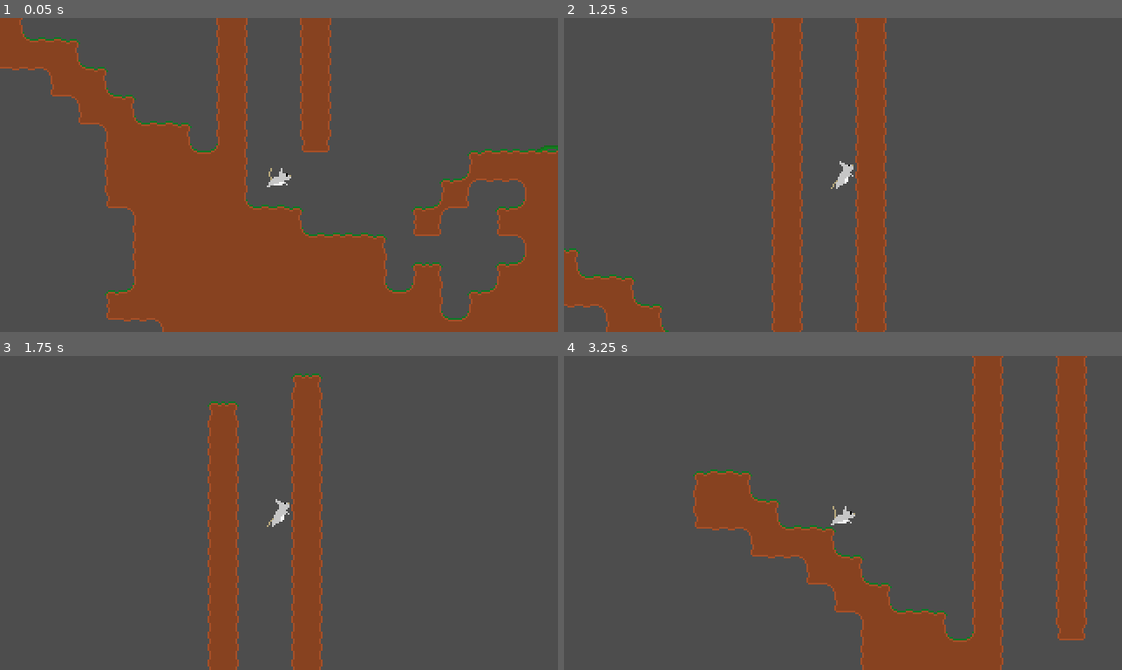
Above: before the commit, frames 1-4 (two rows, left to right).
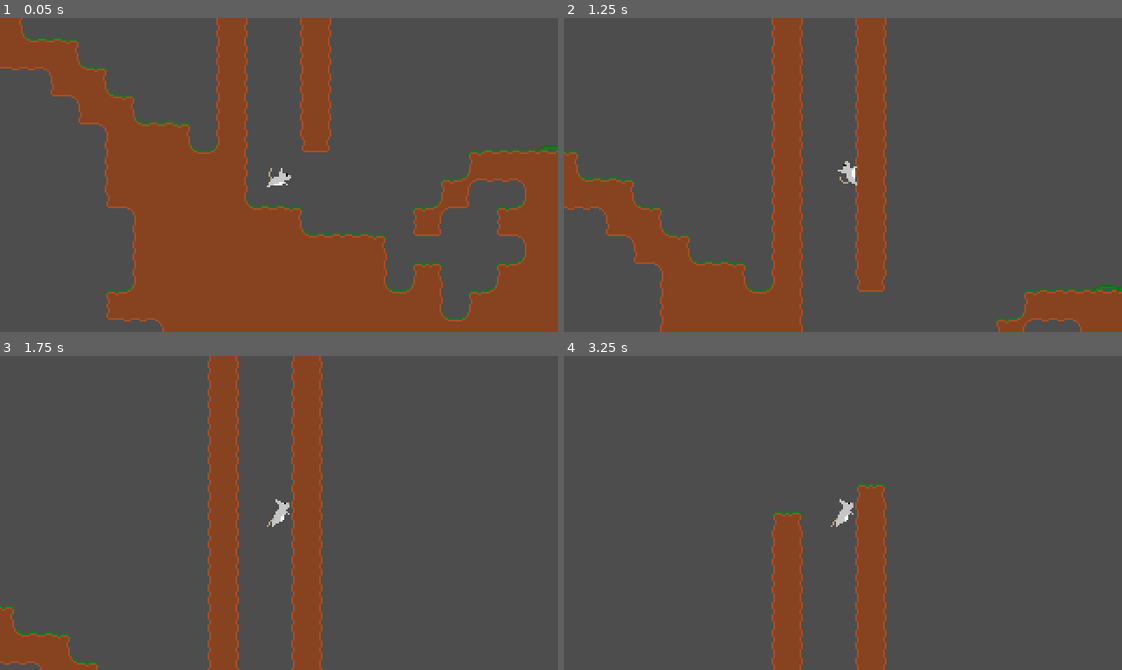
Above: after the commit, the same moments.

Repository: izzicoras/nomgame-godot
Game: Godot game, scene res://world.tscn
Two runs of this game, one before a commit and one after it. Both use one fixed random seed, a clock stepped at 60 frames per second and the inputs below.
Inputs (mouse positions are in pixels of both pictures, inside the frame that each line leads up to):
- Up to frame 1 (0.05 s): no input
- Up to frame 2 (1.25 s): tap Enter at 0.5 s; move the mouse to (965, 159) at 0.52 s; hold D (move_right) from 0.53 s (still down); hold Space (jump) from 0.53 s (still down)
- Up to frame 3 (1.75 s): keep holding D (move_right); move the mouse to (167, 528) at 1.27 s; release Space (jump) at 1.28 s; tap Space (jump) at 1.35, 1.52 s
- Up to frame 4 (3.25 s): tap Space (jump) at 1.82, 2.85, 3.02 s; move the mouse to (898, 443) at 2.02 s; release D (move_right) at 2.03 s; hold A (move_left) 2.03-2.78 s; hold Space (jump) 2.03-2.78 s; move the mouse to (815, 575) at 2.77 s; hold D (move_right) from 2.78 s (still down)

Frame 1 is identical in both runs. In frame 2, 13% of the frame differs, in the area x 0-100%, y 1-100%; in frame 3, 4.6%; in frame 4, 21%, in the area x 23-94%, y 0-100%.

Commit message:
Updated component

Diff:
--- a/components/gravity_component.gd
+++ b/components/gravity_component.gd
@@ -7,4 +7,4 @@
 	if not body.is_on_floor():
 		body.velocity += body.get_gravity() * delta
 
-	is_falling = body.velocity.y > 0 and body.is_not_on_floor()
+	is_falling = body.velocity.y > 0 and not body.is_on_floor()
--- /dev/null
+++ b/components/input_component.gd
@@ -0,0 +1,14 @@
+class_name InputComponent
+extends Node
+
+var input_horizontal: float = 0.0
+
+# Called every frame. 'delta' is the elapsed time since the previous frame.
+func _process(delta: float) -> void:
+	input_horizontal = Input.get_axis("move_left", "move_right")
+
+func get_jump_input() -> bool:
+	return Input.is_action_just_pressed("jump")
+
+func get_jump_input_held() -> bool:
+	return Input.is_action_pressed("jump")
--- /dev/null
+++ b/components/input_component.tscn
@@ -0,0 +1,6 @@
+[gd_scene load_steps=2 format=3 uid="uid://u7u23ptkrgq4"]
+
+[ext_resource type="Script" path="res://components/input_component.gd" id="1_3uosc"]
+
+[node name="InputComponent" type="Node"]
+script = ExtResource("1_3uosc")
--- /dev/null
+++ b/components/jump_component.gd
@@ -0,0 +1,30 @@
+class_name JumpComponent
+extends Node
+
+@export var jump_velocity: float = -250.0
+@export var jump_velocity_offset: float = -250.0
+@export var variable_jump_timing: int = 250
+
+var is_jumping: bool = false
+var time_since_on_floor = 0
+var time_since_last_jump_addition = 0
+
+func reset_time_on_floor() -> void:
+	time_since_on_floor = Time.get_ticks_msec()
+
+func handle_jump(body: CharacterBody2D, is_jump_positioned: Callable, jump_pressed: bool, jump_held: bool) -> void:
+	if is_jump_positioned.call():
+		reset_time_on_floor()
+		is_jumping = false
+
+	if jump_pressed and (
+		body.is_on_floor()
+		or ((Time.get_ticks_msec() - time_since_on_floor) < 200)
+	):
+		time_since_last_jump_addition = Time.get_ticks_msec()
+		body.velocity.y = jump_velocity
+		is_jumping = true
+
+	if is_jumping and jump_held and (Time.get_ticks_msec() - time_since_on_floor) < variable_jump_timing:
+		body.velocity.y -=  (time_since_last_jump_addition - Time.get_ticks_msec()) * jump_velocity_offset / variable_jump_timing
+		time_since_last_jump_addition = Time.get_ticks_msec()
--- /dev/null
+++ b/components/jump_component.tscn
@@ -0,0 +1,6 @@
+[gd_scene load_steps=2 format=3 uid="uid://c7uqo7nt5jhkq"]
+
+[ext_resource type="Script" path="res://components/jump_component.gd" id="1_ttbvx"]
+
+[node name="JumpComponent" type="Node"]
+script = ExtResource("1_ttbvx")
--- /dev/null
+++ b/components/movement_component.gd
@@ -0,0 +1,18 @@
+class_name MovementComponent
+extends Node
+
+@export var speed: float = 200.0
+@export var ground_accel_speed: float = 10.0
+@export var ground_decel_speed: float = 12.0
+@export var air_accel_speed: float = 18.0
+@export var air_decel_speed: float = 5.0
+
+func handle_horizontal_movement(body: CharacterBody2D, direction: float) -> void:
+	var velocity_speed_change: float = 0.0
+
+	if body.is_on_floor():
+		velocity_speed_change = ground_accel_speed if direction != 0.0 else ground_decel_speed
+	else:
+		velocity_speed_change = air_accel_speed if direction != 0.0 else air_decel_speed
+
+	body.velocity.x = move_toward(body.velocity.x, direction * speed, velocity_speed_change)
--- /dev/null
+++ b/components/movement_component.tscn
@@ -0,0 +1,6 @@
+[gd_scene load_steps=2 format=3 uid="uid://djwt85lxi5166"]
+
+[ext_resource type="Script" path="res://components/movement_component.gd" id="1_h3dok"]
+
+[node name="MovementComponent" type="Node"]
+script = ExtResource("1_h3dok")
--- /dev/null
+++ b/components/wall_slide_component.gd
@@ -0,0 +1,26 @@
+class_name WallSlideComponent
+extends Node
+
+var is_wall_sliding: bool = false
+var wall_normal: float = 0.0
+var prev_wall_normal: float = 0.0
+
+func is_able_to_jump() -> bool:
+	print(wall_normal, prev_wall_normal)
+
+	return wall_normal != prev_wall_normal
+
+func handle_wall_slide(body: CharacterBody2D, delta: float, direction: float, is_jump_pressed) -> void:
+	if body.is_on_floor():
+		wall_normal = 0.0
+
+	if is_jump_pressed:
+		prev_wall_normal = wall_normal
+		wall_normal = 0.0
+
+	if body.is_on_wall() and body.get_wall_normal().x == -direction and body.velocity.y > 0:
+		body.velocity.y *= 0.5
+		is_wall_sliding = true
+		wall_normal = body.get_wall_normal().x
+	else:
+		is_wall_sliding = false
--- /dev/null
+++ b/components/wall_slide_component.tscn
@@ -0,0 +1,6 @@
+[gd_scene load_steps=2 format=3 uid="uid://cwjut5m8oxvhh"]
+
+[ext_resource type="Script" path="res://components/wall_slide_component.gd" id="1_oux84"]
+
+[node name="WallSlideComponent" type="Node"]
+script = ExtResource("1_oux84")
--- a/player.gd
+++ b/player.gd
@@ -2,88 +2,48 @@
 
 signal speed_update
 
-@export var speed: float = 200.0
-@export var jump_velocity: float = -250.0
-@export var jump_velocity_offset: float = -250.0
-@export var ground_accel_speed: float = 10.0
-@export var ground_decel_speed: float = 12.0
-@export var air_accel_speed: float = 18.0
-@export var air_decel_speed: float = 5.0
-@export var variable_jump_timing: int = 250
+@export_category("Components")
+@export var gravity_component: GravityComponent
+@export var input_component: InputComponent
+@export var movement_component: MovementComponent
+@export var jump_component: JumpComponent
+@export var wall_slide_component: WallSlideComponent
 
-var time_since_on_floor = 0
-var time_since_last_jump_addition = 0
-var is_jumping: bool = false
-var is_wall_sliding: bool = false
-var previous_slide_direction: float = 0.0
 var are_controls_disabled: bool = false
 
 func disable_controls() -> void:
 	are_controls_disabled = true
 
+func _ready() -> void:
+	$Animation.play()
+
+func _process(delta: float) -> void:
+	animatePlayer()
+
 func _physics_process(delta: float) -> void:
 	if (are_controls_disabled):
 		return
 
-	var velocity_speed_change: float = 0.0
-	var direction: float = 0.0
+	gravity_component.handle_gravity(self, delta)
+	movement_component.handle_horizontal_movement(self, input_component.input_horizontal)
+	wall_slide_component.handle_wall_slide(
+		self,
+		delta,
+		input_component.input_horizontal,
+		input_component.get_jump_input()
+	)
 
-	# Add the gravity.
-	if not is_on_floor():
-		velocity += get_gravity() * delta
+	jump_component.handle_jump(
+		self,
+		is_able_to_jump,
+		input_component.get_jump_input(),
+		input_component.get_jump_input_held()
+	)
 
-	if Input.is_action_pressed("move_left"):
-		direction = -1.0
-	elif Input.is_action_pressed("move_right"):
-		direction = 1.0
-
-	if is_on_floor():
-		velocity_speed_change = ground_accel_speed if direction != 0.0 else ground_decel_speed
-	else:
-		velocity_speed_change = air_accel_speed if direction != 0.0 else air_decel_speed
-
-	if is_on_floor():
-		time_since_on_floor = Time.get_ticks_msec()
-
-	$Animation.play()
-
-	velocity.x = move_toward(velocity.x, direction * speed, velocity_speed_change)
-
-	animatePlayer()
-	handleWallJump(direction, delta)
-	handleJump(delta)
 	move_and_slide()
 
-func handleWallJump(direction: float, delta: float) -> void:
-	if is_on_floor():
-		previous_slide_direction = 0.0
-
-	if is_on_wall() and velocity.y > 0 and direction != 0.0:
-		velocity.y *= 0.5
-		is_wall_sliding = true
-		time_since_on_floor = Time.get_ticks_msec()
-	else:
-		is_wall_sliding = false
-
-
-func handleJump(delta: float) -> void:
-	if (is_on_floor()):
-		is_jumping = false
-
-	if Input.is_action_just_pressed("jump") and (
-		is_on_floor()
-		or ((Time.get_ticks_msec() - time_since_on_floor) < 200)
-		or is_wall_sliding
-	):
-		time_since_last_jump_addition = Time.get_ticks_msec()
-		velocity.y = jump_velocity
-		is_jumping = true
-
-	if is_jumping and Input.is_action_pressed("jump") and (Time.get_ticks_msec() - time_since_on_floor) < variable_jump_timing:
-		velocity.y -=  (time_since_last_jump_addition - Time.get_ticks_msec()) * jump_velocity_offset / variable_jump_timing
-		time_since_last_jump_addition = Time.get_ticks_msec()
-
-
+func is_able_to_jump() -> bool:
+	return wall_slide_component.is_able_to_jump() or is_on_floor()
 
 func animatePlayer():
 	if is_on_floor():
@@ -97,7 +57,7 @@
 		else:
 			$Animation.animation = "jump"
 
-	if is_wall_sliding:
+	if wall_slide_component.is_wall_sliding:
 		$Animation.animation = "wall_cling"
 
 	if velocity.x > 0:
--- a/player.tscn
+++ b/player.tscn
@@ -7,6 +7,11 @@
 [ext_resource type="Texture2D" uid="uid://u71rudlujnuw" path="res://art/mouse jump.png" id="3_43l15"]
 [ext_resource type="Texture2D" uid="uid://bt63nupvaujh0" path="res://art/mouse run cycle.png" id="4_c3u5y"]
 [ext_resource type="Texture2D" uid="uid://tha8kwnfi2xp" path="res://art/mouse wall cling.png" id="7_hkq4h"]
+[ext_resource type="PackedScene" uid="uid://bet1w15tjmcj4" path="res://components/gravity_component.tscn" id="8_8umj6"]
+[ext_resource type="PackedScene" uid="uid://u7u23ptkrgq4" path="res://components/input_component.tscn" id="9_4ubuo"]
+[ext_resource type="PackedScene" uid="uid://djwt85lxi5166" path="res://components/movement_component.tscn" id="10_umivc"]
+[ext_resource type="PackedScene" uid="uid://c7uqo7nt5jhkq" path="res://components/jump_component.tscn" id="11_pa4mi"]
+[ext_resource type="PackedScene" uid="uid://cwjut5m8oxvhh" path="res://components/wall_slide_component.tscn" id="12_b7o41"]
 
 [sub_resource type="AtlasTexture" id="AtlasTexture_vbjel"]
 atlas = ExtResource("2_pqrmv")
@@ -296,14 +301,30 @@
 [sub_resource type="RectangleShape2D" id="RectangleShape2D_a3g7x"]
 size = Vector2(15.5, 15.5)
 
-[node name="Player" type="CharacterBody2D"]
+[node name="Player" type="CharacterBody2D" node_paths=PackedStringArray("gravity_component", "input_component", "movement_component", "jump_component", "wall_slide_component")]
 script = ExtResource("1_8ctyi")
+gravity_component = NodePath("GravityComponent")
+input_component = NodePath("InputComponent")
+movement_component = NodePath("MovementComponent")
+jump_component = NodePath("JumpComponent")
+wall_slide_component = NodePath("WallSlideComponent")
 
 [node name="Animation" type="AnimatedSprite2D" parent="."]
 sprite_frames = SubResource("SpriteFrames_ejun6")
 animation = &"wall_cling"
 
 [node name="CollisionShape2D" type="CollisionShape2D" parent="."]
+visible = false
 shape = SubResource("RectangleShape2D_a3g7x")
 
 [node name="Camera2D" type="Camera2D" parent="."]
+
+[node name="GravityComponent" parent="." instance=ExtResource("8_8umj6")]
+
+[node name="InputComponent" parent="." instance=ExtResource("9_4ubuo")]
+
+[node name="MovementComponent" parent="." instance=ExtResource("10_umivc")]
+
+[node name="JumpComponent" parent="." instance=ExtResource("11_pa4mi")]
+
+[node name="WallSlideComponent" parent="." instance=ExtResource("12_b7o41")]
Not shown: 1 places in player.tscn that only renumber resources
